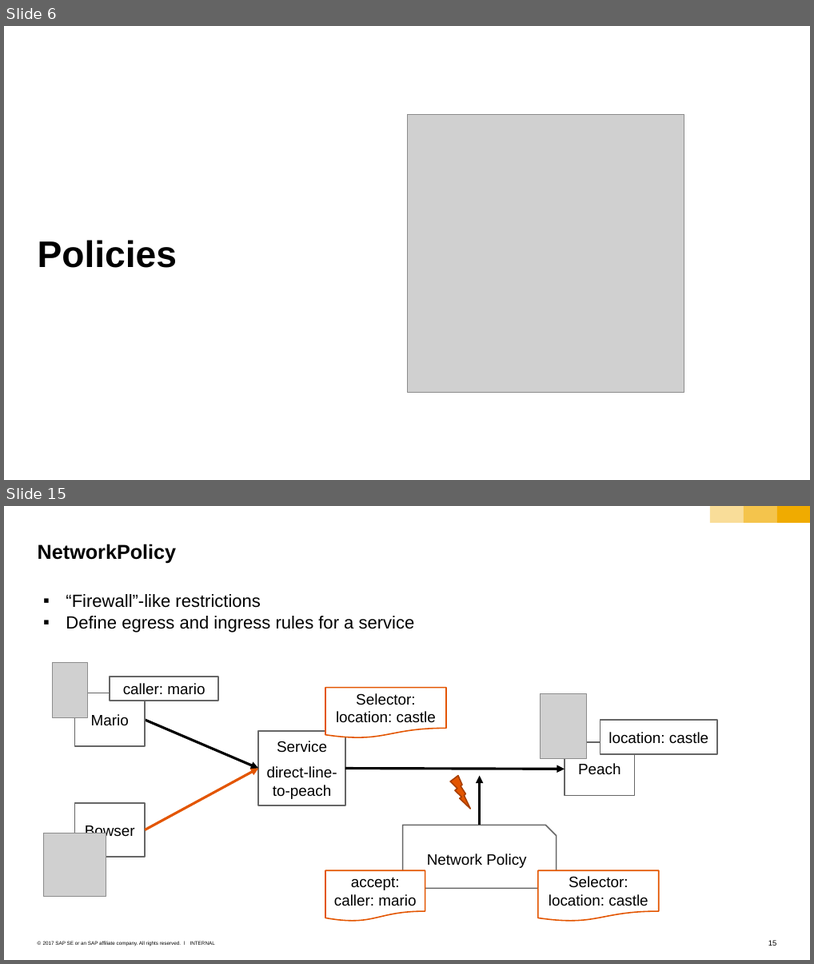
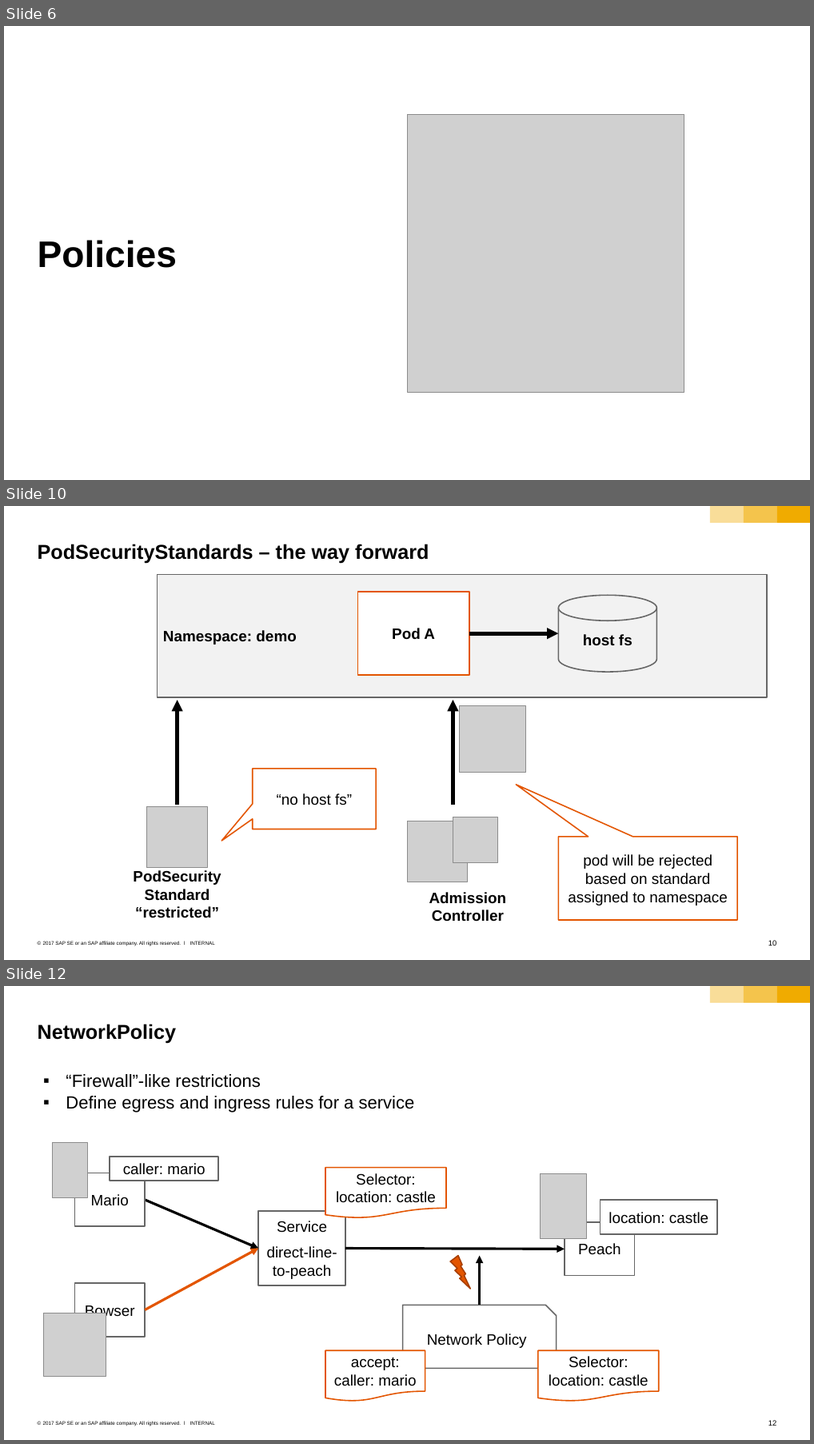
Before and after one commit to sriramrokkam/k8s-training, a slide deck: kubernetes/11_2_security.pptx. Shown one above the other, each under a label of ours: slides 6 and 15 before the commit, slides 6, 10 and 12 after it; the slides between them are not shown. The pictures are 814x964 and 814x1444 pixels, drawn with LibreOffice and Linux fonts; fonts in the diff are those of the drawing; grey boxes stand for pictures. Boxes give left, top, right and bottom in pixels: in the first picture for what was removed or moved away, otherwise in the second. Text is boxed around its words. In the diff, an @@ line names an element or a change of style, - is before the commit and + after.

Commit message:
update pod security standard

```diff
--- a/kubernetes/11_2_security.pptx
+++ b/kubernetes/11_2_security.pptx
@@ slide 10 added at bbox=[4, 506, 810, 960], background #FFFFFF; not listed: 6 template elements that a slide beside it also shows @@
@@ title added at bbox=[38, 544, 429, 564], 24 pt, text #000000, bold @@
+PodSecurityStandards – the way forward
@@ rectangle added at bbox=[157, 574, 767, 697], fill #F2F2F2, outline #666666 1.5 pt, 18 pt, text #000000, bold @@
+Namespace: demo
@@ rectangle added at bbox=[358, 592, 469, 676], fill #FFFFFF, outline #E35500 1.5 pt, 18 pt, text #000000, bold @@
+Pod A
@@ cylinder added at bbox=[558, 595, 657, 672], fill #F2F2F2, outline #666666 1.5 pt, 18 pt, text #000000, bold @@
+host fs
@@ arrow added from (470, 633) to (558, 633), #000000 4.5 pt @@
@@ arrow added from (178, 804) to (178, 700), #000000 4.5 pt @@
@@ arrow added from (453, 804) to (453, 700), #000000 4.5 pt @@
@@ picture added at bbox=[460, 705, 526, 772] @@
@@ speech box added at bbox=[253, 768, 376, 829], fill #FFFFFF, outline #E35500 1.5 pt, 18 pt, text #000000 @@
+“no host fs”
@@ picture added at bbox=[147, 807, 208, 867] @@
@@ picture added at bbox=[453, 816, 498, 861] @@
@@ picture added at bbox=[407, 820, 468, 880] @@
@@ speech box added at bbox=[558, 836, 738, 920], fill #FFFFFF, outline #E35500 1.5 pt, 18 pt, text #000000 @@
+pod will be rejected based on standard assigned to namespace
@@ text added at bbox=[133, 870, 221, 918], 18 pt, text #000000, bold @@
+PodSecurity Standard “restricted”
@@ text added at bbox=[430, 892, 506, 921], 18 pt, text #000000, bold @@
+Admission Controller
@@ what was slide 15 is now slide 12 @@
@@ page number at bbox=[769, 1420, 778, 1425]: text changed @@
-15
+12
```
Also in this commit, not shown: 3 slides changed, 1 other slide added, 5 slides removed.
